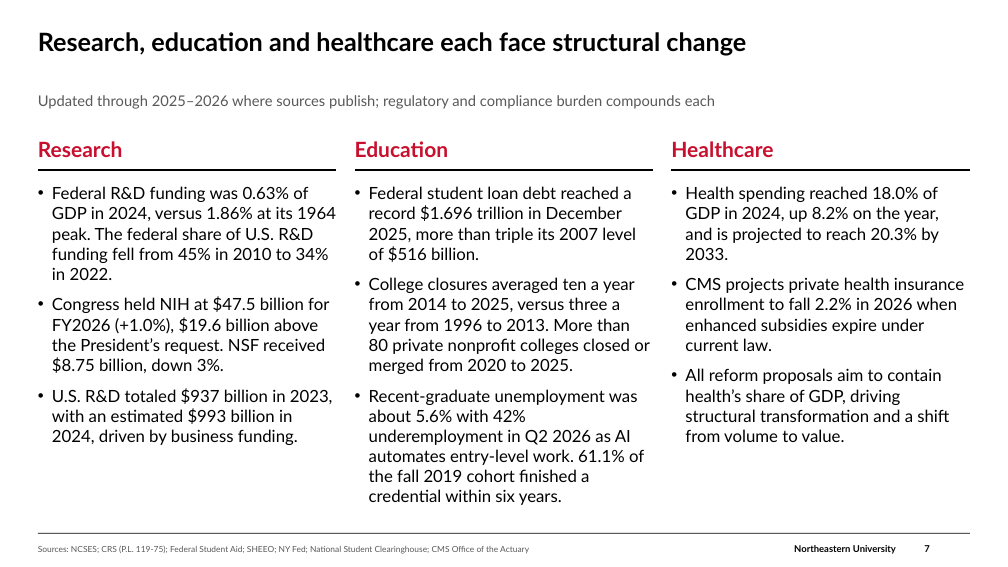
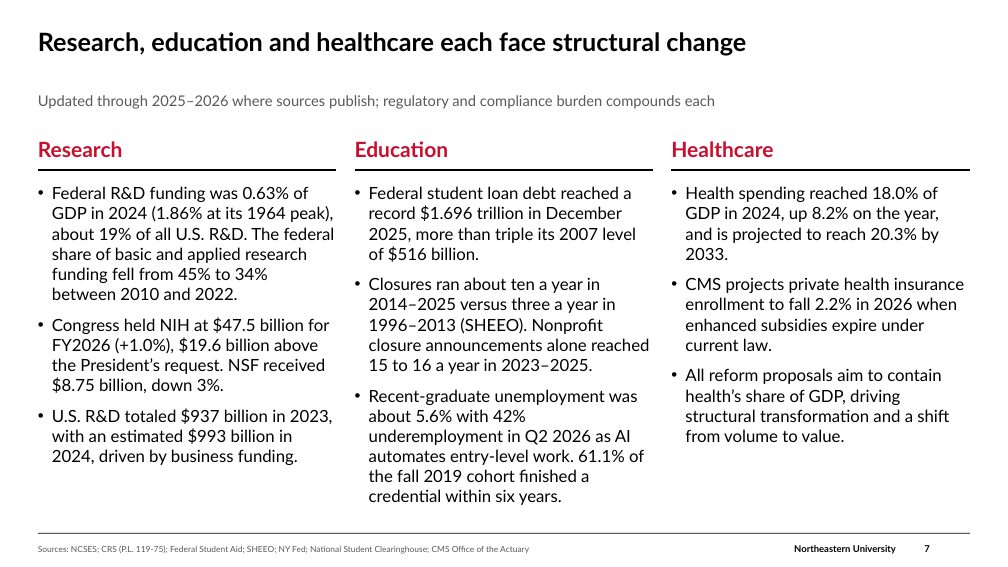
Before and after one commit to brettcsweet/Tonys-repo, a slide deck: slide 7 of GC_Financial_Update_2026-09-30.pptx. Drawn at 1008x567 pixels with LibreOffice and Linux fonts; fonts in the diff are those of the drawing; background and template pictures are left out. Boxes give left, top, right and bottom in pixels: in the first picture for what was removed or moved away, otherwise in the second. Text is boxed around its words. In the diff, an @@ line names an element or a change of style, - is before the commit and + after.

```diff
--- a/GC_Financial_Update_2026-09-30.pptx
+++ b/GC_Financial_Update_2026-09-30.pptx
@@ text at bbox=[52, 186, 335, 300]: text changed @@
-• Federal R&D funding was 0.63% of GDP in 2024, versus 1.86% at its 1964 peak. The federal share of U.S. R&D funding fell from 45% in 2010 to 34% in 2022.
+• Federal R&D funding was 0.63% of GDP in 2024 (1.86% at its 1964 peak), about 19% of all U.S. R&D. The federal share of basic and applied research funding fell from 45% to 34% between 2010 and 2022.
@@ text at bbox=[369, 277, 649, 374]: text changed @@
-• College closures averaged ten a year from 2014 to 2025, versus three a year from 1996 to 2013. More than 80 private nonprofit colleges closed or merged from 2020 to 2025.
+• Closures ran about ten a year in 2014–2025 versus three a year in 1996–2013 (SHEEO). Nonprofit closure announcements alone reached 15 to 16 a year in 2023–2025.
```
Also in this commit, not shown: 41 other slides changed, 2 slides removed.
